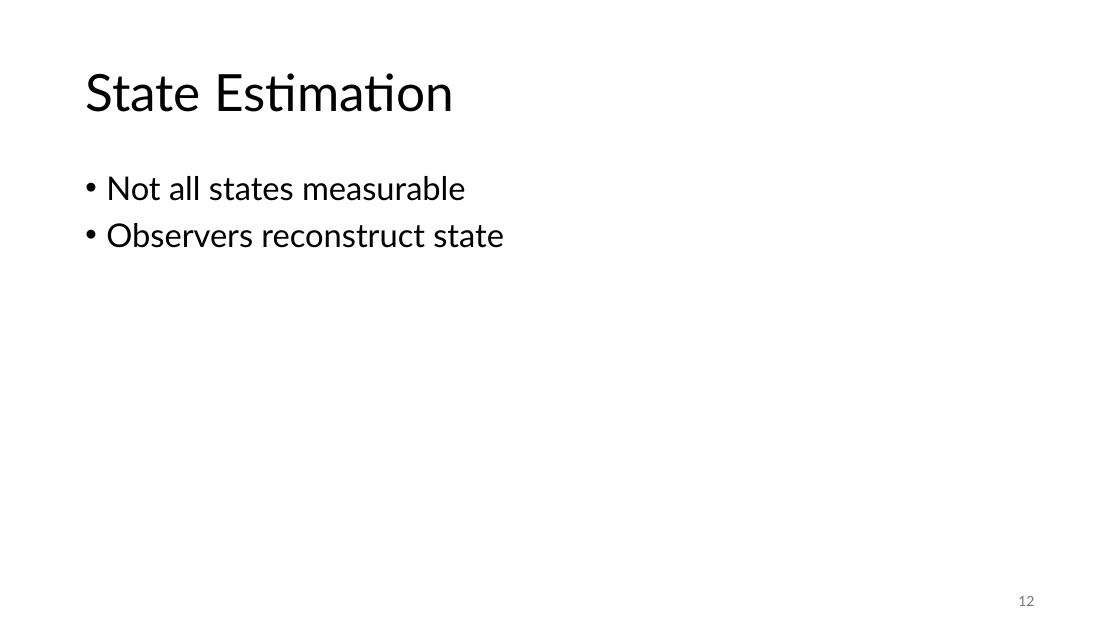
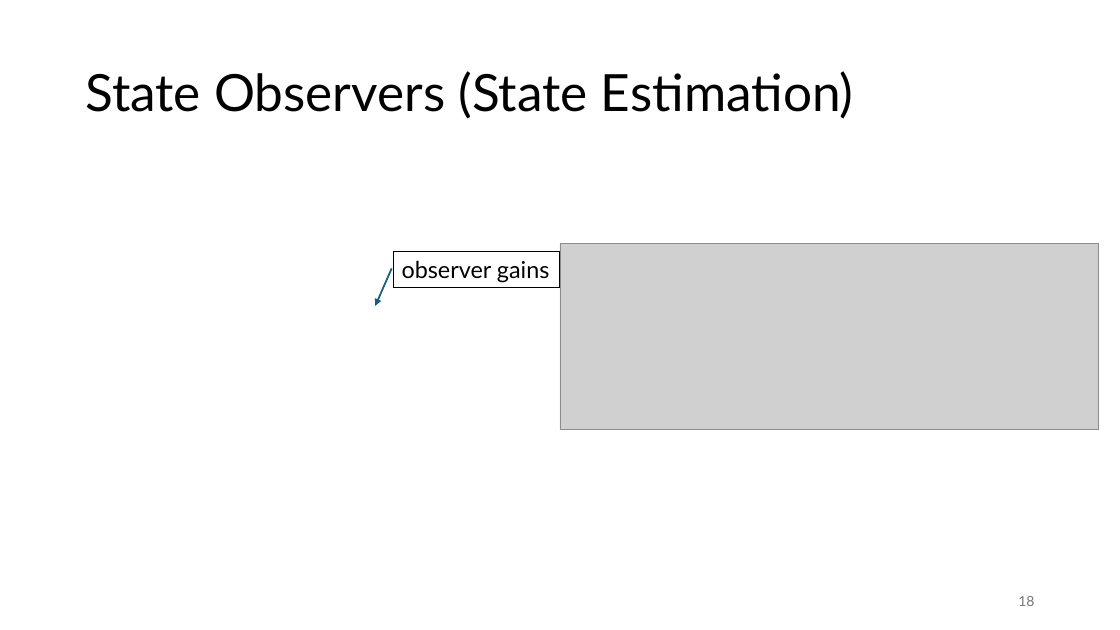
Before and after one commit to FelixWick/control_engineering, a slide deck: slide 18 of slides/7_state_space.pptx (slide 12 before the commit). Drawn at 1120x630 pixels with LibreOffice and Linux fonts; fonts in the diff are those of the drawing; grey boxes stand for pictures. Boxes give left, top, right and bottom in pixels: in the first picture for what was removed or moved away, otherwise in the second. Text is boxed around its words. In the diff, an @@ line names an element or a change of style, - is before the commit and + after.

Commit message:
state space slides

```diff
--- a/slides/7_state_space.pptx
+++ b/slides/7_state_space.pptx
@@ title at box(85, 71, 854, 119): text changed @@
-State Estimation
+State Observers (State Estimation)
@@ text removed at box(106, 176, 504, 248) @@
-• Not all states measurable
-• Observers reconstruct state
@@ arrow added from (392, 269) to (376, 306), #156082 1.5 pt @@
@@ rectangle added at box(393, 251, 560, 288), outline #000000 0.75 pt, 20 pt, text #000000 @@
+observer gains
@@ picture added at box(560, 243, 1099, 429) @@
@@ page number at box(1018, 596, 1034, 606): text changed @@
-12
+18
```
Also in this commit, not shown: 6 other slides changed, 15 slides added, 4 slides removed.
